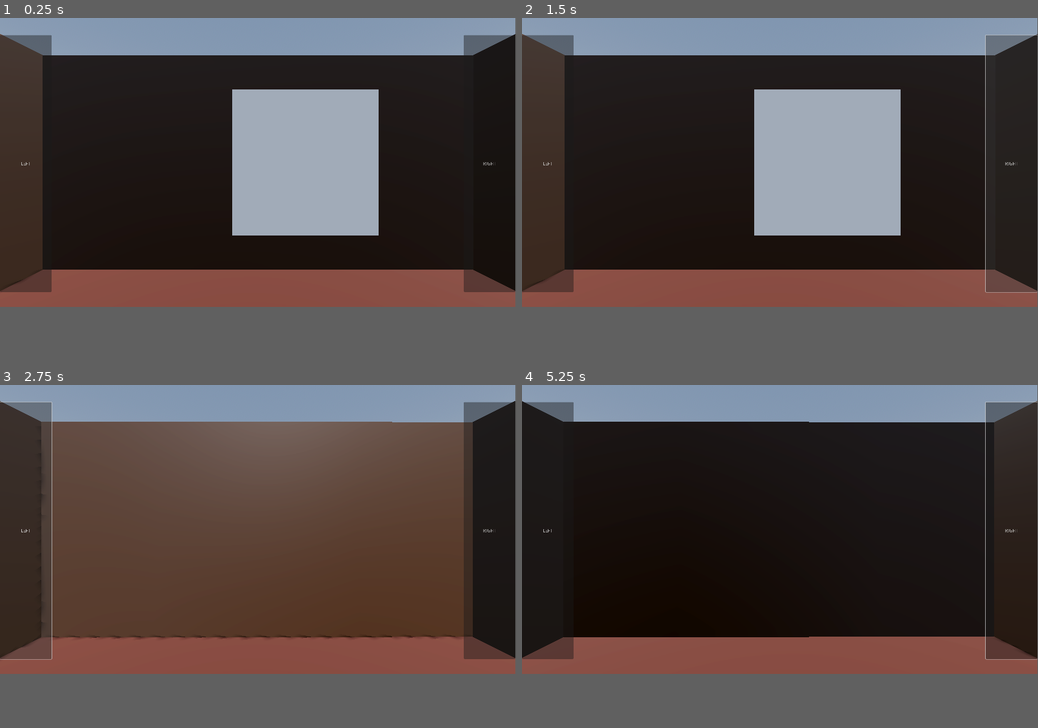
Above: before the commit, frames 1-4 (two rows, left to right).
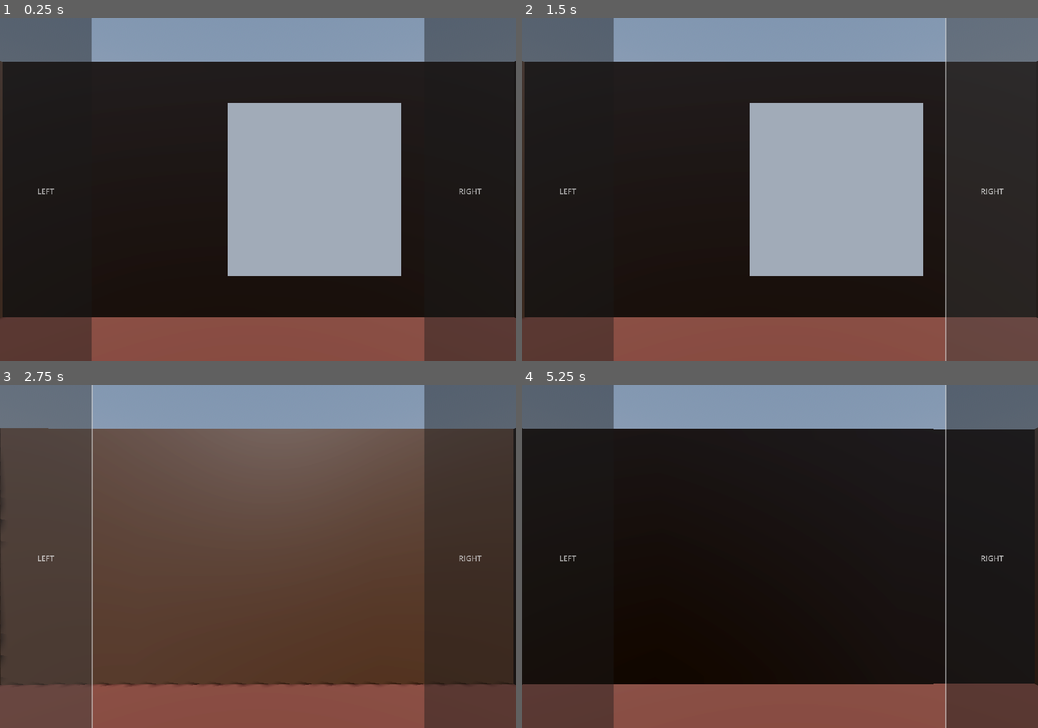
Above: after the commit, the same moments.

Repository: One1-One1/gmtk2025
Game: Godot game, scene res://scenes/main.tscn
Same seed, same stepped clock (60 frames per second), same inputs: the game is played once before the commit and once after it.
Inputs (mouse positions are in pixels of both pictures, inside the frame that each line leads up to):
- Up to frame 1 (0.25 s): no input
- Up to frame 2 (1.5 s): click "LEFT" at 0.5 s; click "RIGHT" at 1.25 s
- Up to frame 3 (2.75 s): click "LEFT" at 2 s
- Up to frame 4 (5.25 s): click "RIGHT" at 2.75 s; click "LEFT" at 3.5 s; click "RIGHT" at 4.25 s; tap Enter at 5 s; move the mouse to (893, 515) at 5.02 s; tap E (Interact) at 5.1 s
In our replay, the window is 799x449 before the commit and 800x533 after it. These sizes can differ from the game's own. Grey fills any space a smaller window leaves; there, only what the larger window draws over its background counts as a difference.

The runs differ from the first frame. In frame 1, 35% of the frame differs, in the area x 0-100%, y 0-100%; in frame 2, 35%; in frame 3, 33%; in frame 4, 23%.

Commit message:
point and click
Added ray tracking

Diff:
--- a/project.godot
+++ b/project.godot
@@ -17,8 +17,8 @@
 
 [display]
 
-window/size/viewport_width=1920
-window/size/viewport_height=1080
+window/size/viewport_width=1080
+window/size/viewport_height=720
 
 [input]
 
--- /dev/null
+++ b/scenes/interactionRay.gd
@@ -0,0 +1,9 @@
+extends Camera3D
+
+@onready var intRayCast:RayCast3D = $interactionRay
+var mousePos:Vector2
+
+func _process(delta):
+	mousePos = get_viewport().get_mouse_position()
+	intRayCast.target_position = project_local_ray_normal(mousePos) * 100
+	intRayCast.force_raycast_update()
--- a/scenes/room_camera.tscn
+++ b/scenes/room_camera.tscn
@@ -1,8 +1,10 @@
-[gd_scene load_steps=2 format=3 uid="uid://dg1ex6rfuj2i3"]
+[gd_scene load_steps=3 format=3 uid="uid://dg1ex6rfuj2i3"]
 
 [ext_resource type="Script" uid="uid://cgj31jnvsdk3s" path="res://scripts/interaction.gd" id="1_htqe6"]
+[ext_resource type="Script" uid="uid://djbsewmxo326s" path="res://scenes/interactionRay.gd" id="1_rf38d"]
 
 [node name="roomCamera" type="Camera3D"]
+script = ExtResource("1_rf38d")
 
 [node name="interactionRay" type="RayCast3D" parent="."]
 target_position = Vector3(0, 0, -3)
Not shown, added: scenes/interactionRay.gd.uid
